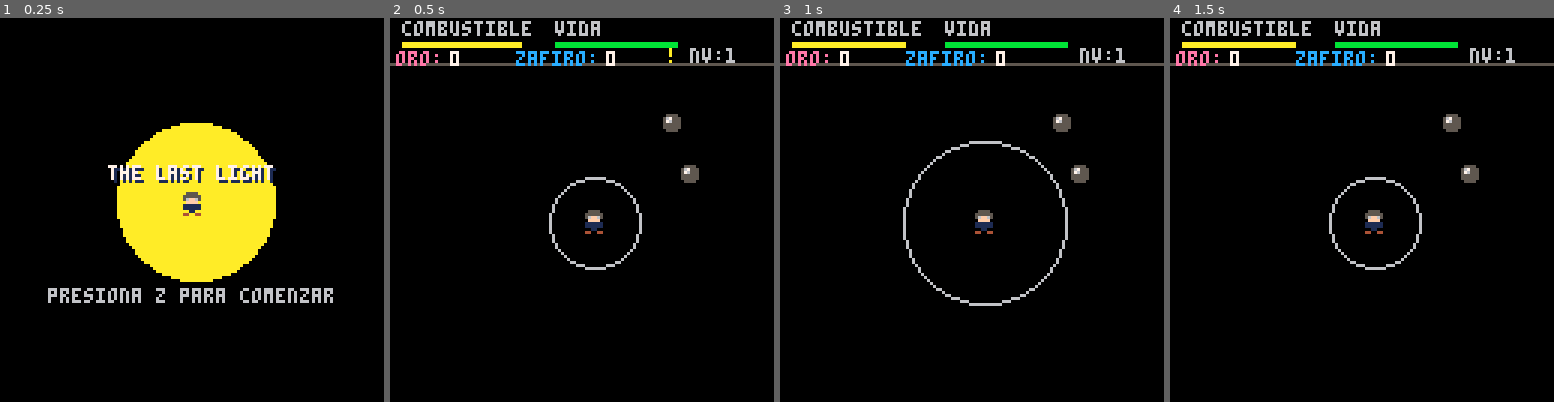
Above: before the commit, frames 1-4 (left to right).
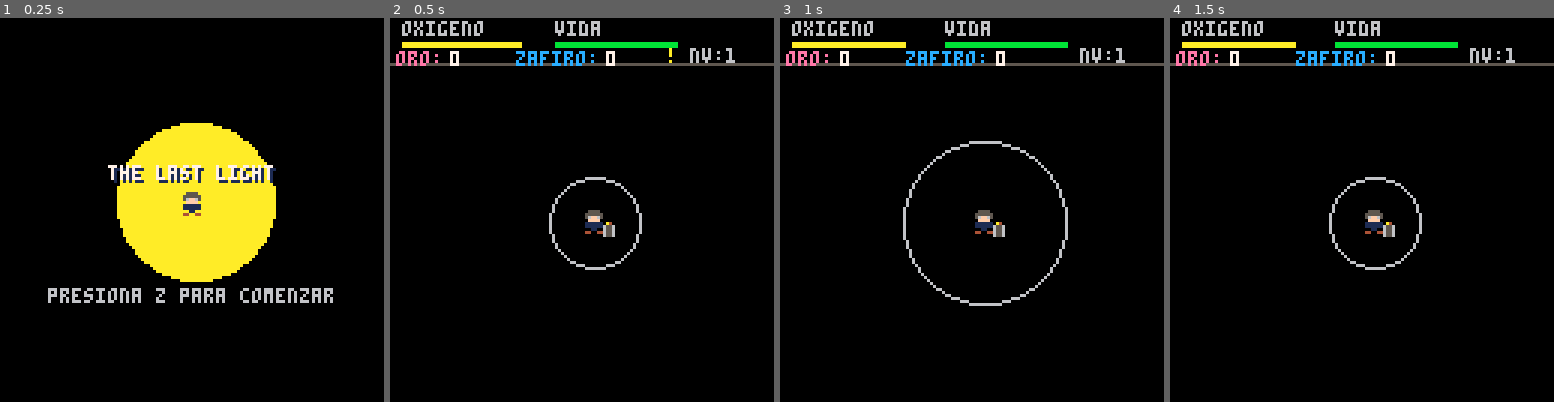
Above: after the commit, the same moments.

Repository: goncho09/the-last-light
Game: PICO-8 cartridge the-last-light.p8
Two runs of this game, one before a commit and one after it. Both use one fixed random seed, a clock stepped at 60 frames per second and the inputs below.
Inputs:
- Up to frame 1 (0.25 s): no input
- Up to frame 2 (0.5 s): tap X (X key) at 0.33 s
- Up to frame 3 (1 s): tap O (Z key) at 0.7 s
- Up to frame 4 (1.5 s): tap X (X key) at 1.07 s

Frame 1 is identical in both runs. In frame 2, 1.0% of the frame differs, in the area x 3-81%, y 0-58%; in frame 3, 1.0%; in frame 4, 1.0%.

Commit message:
dithering + sprite encendedor

Diff:
--- a/the-last-light.p8
+++ b/the-last-light.p8
@@ -19,53 +19,19 @@
   m.activo = true
 end
 
-function crear_varios_minerales(cant, tipo, sprite)
-  for i=1, cant do
+
+function iniciar_nivel()
+		minerales = {}
+
+		for i=1, 2 do
     local m = {
-      tipo = tipo,
-      spr = sprite,
+      tipo = "carbon",
+      spr = 10,
       activo = true
     }
     respawn_mineral(m)
     add(minerales, m)
   end
-end
-
-function iniciar_nivel()
-		minerales = {}
-
-  crear_varios_minerales(2, "carbon", 10)
-end
-
-
-
-function _init()
-  -- variables de estado
-  combustible = 100
-  vida = 100
-  radio_base = 15   -- el radio ahora es constante
-  radio_luz = 15
-  nivel_actual = 1
-
-  chispa_efecto = 0  -- la expansion visual
-  timer_chispa = 0   -- el tiempo de espera (cooldown)
-
-  -- escenas
-
-  escena_actual = 0
-
-  -- posicion inicial
-  px = 64
-  py = 64
-  velocidad = 1.2
-  mirando_izq = false
-
-  -- minerales
-  carbon = 0
-  oro = 0
-  zafiro = 0
-
-  minerales = {}
 end
 
 function obtener_mineral_aleatorio(m)
@@ -92,7 +58,7 @@
       -- logica segun el tipo de item
       if m.tipo == "carbon" then
         -- mid asegura que el combustible no pase de 100
-        combustible = mid(0, combustible + 25, 100)
+        oxigeno = mid(0, oxigeno + 25, 100)
       elseif m.tipo == "oro" then
         oro += 1
       elseif m.tipo == "zafiro" then
@@ -106,6 +72,35 @@
       -- sfx(1) -- sonido de recolectar
     end
   end
+end
+
+function _init()
+  -- variables de estado
+  oxigeno = 100
+  vida = 100
+  radio_base = 15   -- el radio ahora es constante
+  radio_luz = 15
+  nivel_actual = 1
+
+  chispa_efecto = 0  -- la expansion visual
+  timer_chispa = 0   -- el tiempo de espera (cooldown)
+
+  -- escenas
+
+  escena_actual = 0
+
+  -- posicion inicial
+  px = 64
+  py = 64
+  velocidad = 1.2
+  mirando_izq = false
+
+  -- minerales
+  carbon = 0
+  oro = 0
+  zafiro = 0
+
+  minerales = {}
 end
 
 function _update()
@@ -136,19 +131,19 @@
 	  end
 
 	  -- mecanica de chispa corregida
-	  if btnp(4) and combustible > 5 and timer_chispa == 0 then
+	  if btnp(4) and oxigeno > 5 and timer_chispa == 0 then
 	    chispa_efecto = 20  -- expansion mas moderada
-	    combustible -= 5
+	    oxigeno -= 5
 	    timer_chispa = 60   -- espera de 2 segundos (60 frames)
 	  end
 
 	  -- logica de combustible y radio
-	  if combustible > 0 then
-	    combustible -= 0.05
+	  if oxigeno > 0 then
+	    oxigeno -= 0.05
 	    -- el radio ya no se achica, se mantiene fijo + el efecto
 	    radio_luz = radio_base + chispa_efecto
 	  else
-	    combustible = 0
+	    oxigeno = 0
 	    radio_luz = 0
 	  end
 
@@ -159,6 +154,42 @@
 end
 end
 
+function dibujar_luz_personaje()
+		fillp()
+
+		-- si esta fuera del radio no mostrar
+		if radio_luz <= 0 then
+    rectfill(0, 0, 128, 128, 0)
+    return
+  end
+
+		local radio_penumbra = radio_luz + 18
+
+		for x = 0, 128, 4 do
+    for y = 0, 128, 4 do
+      -- calculamos la distancia entre el pixel actual y el centro del minero
+      local dx = abs((px + 4) - x)
+      local dy = abs((py + 4) - y)
+      local dist_cuadrado = dx * dx + dy * dy
+
+      -- oscuridad total
+      if dist_cuadrado >= radio_penumbra * radio_penumbra then
+        rectfill(x, y, x + 3, y + 3, 0)
+
+      -- penumbra con dithering
+      elseif dist_cuadrado > radio_luz * radio_luz then
+        fillp(0x5a5a) -- patron de tablero de ajedrez
+        rectfill(x, y, x + 3, y + 3, 0.5) -- el .5 lo hace transparente
+      end
+    end
+  end
+
+  -- limpiar patron
+  fillp()
+
+  circ(px + 4, py + 4, radio_luz, 6)
+end
+
 function _draw()
   cls(0)
 
@@ -181,27 +212,37 @@
 
   elseif escena_actual == 1 then
 
-	  -- 1. mundo y minerales
-	  spr(1, px, py, 1, 1, mirando_izq, false)
-
+	  -- minerales
 	 	for m in all(minerales) do
     if m.activo then
       spr(m.spr, m.x, m.y)
     end
   	end
 
-	  -- luz
-	  if radio_luz > 0 then
-	    circ(px+4, py+4, radio_luz, 6)
-	  end
+	  -- radio de luz
+	  dibujar_luz_personaje()
+
+	  -- minero
+	  spr(1, px, py, 1, 1, mirando_izq, false)
+
+			local ex = px -- coordenada x del encendedor
+			local ey = py + 2 -- coordenada y (un poquito mれくs abajo de la cabeza)
+
+			if mirando_izq then
+					ex = px - 5
+			  spr(2, ex, ey, 1, 1, true)
+			else
+			   ex = px + 5
+			  spr(2, ex, ey, 1, 1, false)
+			end
 
 	  -- 2. interfaz (hud)
 	  rectfill(0, 0, 127, 15, 0) -- fondo negro
 	  line(0, 15, 127, 15, 5)    -- la barra gris divisoria
 
 	  -- barras superiores (combustible y vida)
-	  print("combustible", 4, 1, 6)
-	  rectfill(4, 8, 4 + (combustible / 2.5), 9, 10)
+	  print("oxigeno", 4, 1, 6)
+	  rectfill(4, 8, 4 + (oxigeno / 2.5), 9, 10)
 
 	  print("vida", 55, 1, 6)
 	  rectfill(55, 8, 55 + (vida / 2.5), 9, 11)
